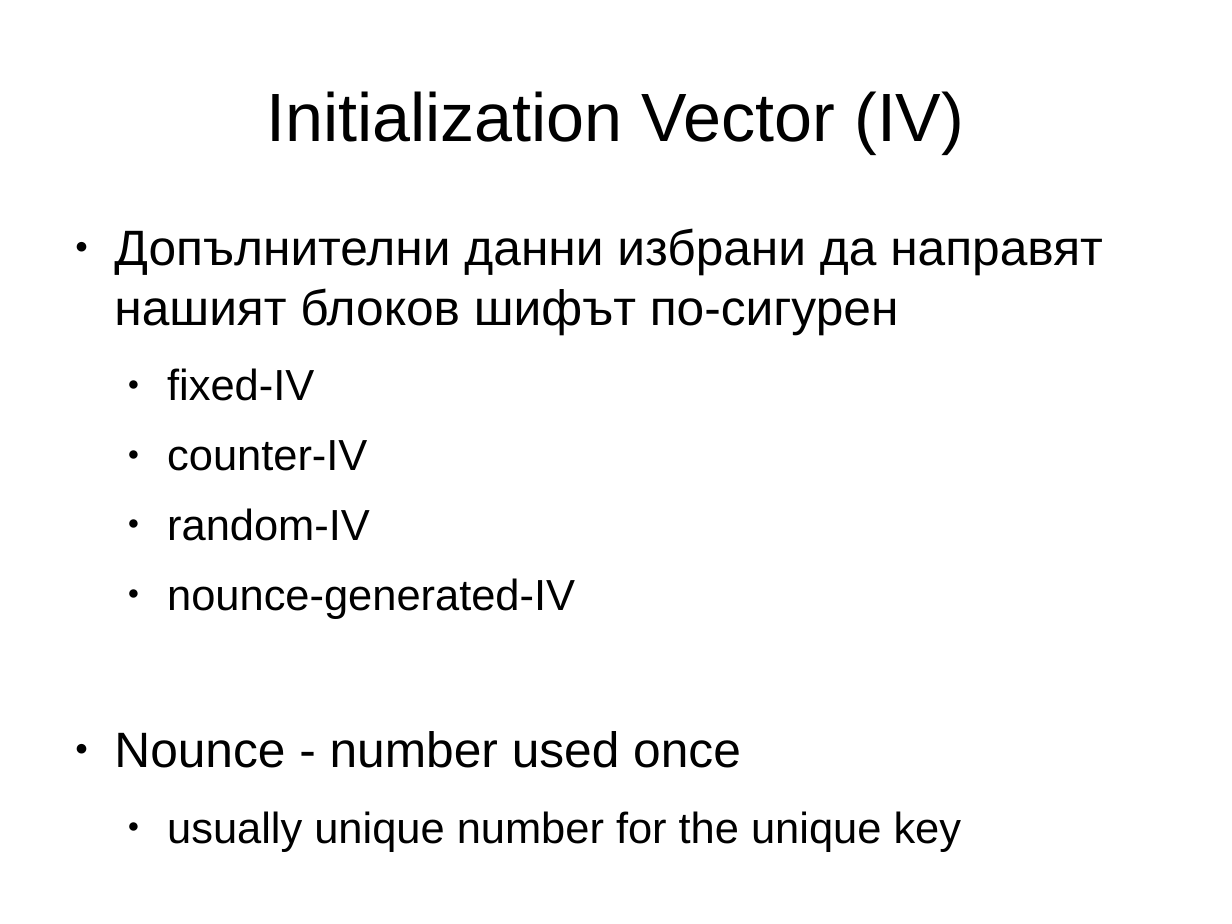
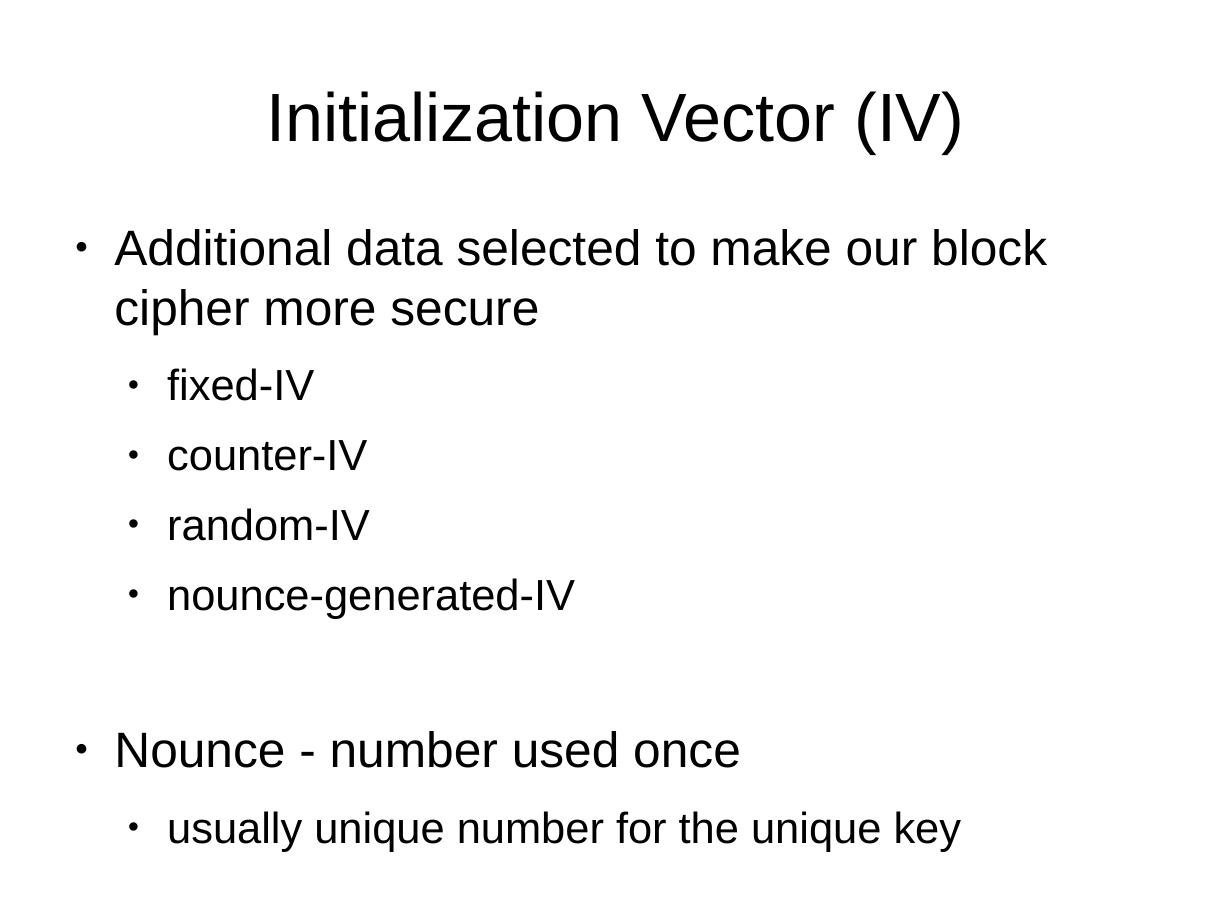
Before and after one commit to hackman/netsec1, a slide deck: slide 22 of presentations/cryptography.odp. Drawn at 1232x924 pixels with LibreOffice and Linux fonts; fonts in the diff are those of the drawing. Boxes give left, top, right and bottom in pixels: in the first picture for what was removed or moved away, otherwise in the second. Text is boxed around its words. In the diff, an @@ line names an element or a change of style, - is before the commit and + after.

```diff
--- a/presentations/cryptography.odp
+++ b/presentations/cryptography.odp
@@ text at (114, 229, 1047, 335): text changed @@
-● Допълнителни данни избрани да направят нашият блоков шифът по-сигурен
+● Additional data selected to make our block cipher more secure
```
Also in this commit, not shown: 31 other slides changed, 8 slides added, 8 slides removed.
